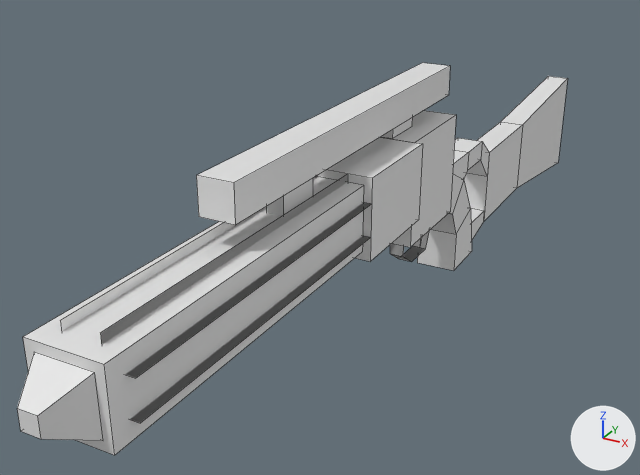
One commit to the Blender file resources/models/blasters/ee3/EE3.blend: the scene before it, then after it.
The view is the same before and after, from a 50 mm camera at (2.19, -5.32, 2.49) aimed at (-0.54, -0.35, 0.0). The axes (+X, +Y, +Z) are drawn at lower right. The lights are the same throughout. Mesh edges are drawn as thin lines. The same objects are shown in both versions, whatever each file hides.

Names of what the first picture shows: 'EE3'.
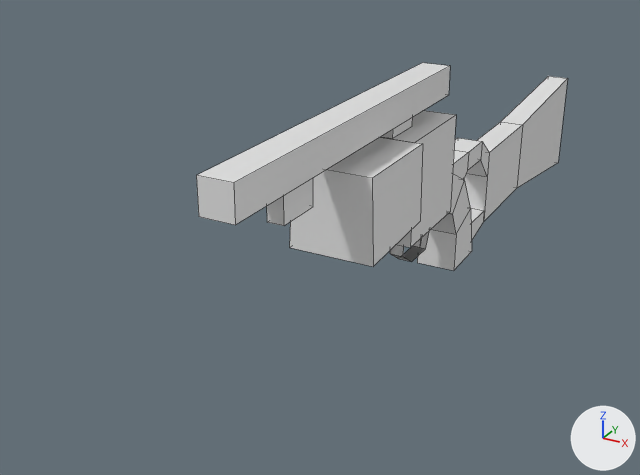
What differs and where, as boxes (x1, y1, x2, y2) in the pictures (640 x 475 px; the box of a moved part takes in the faces that stretch with it):
'EE3', reshaped (32% narrower, 47% shorter)
    before: (17, 63, 568, 455)
    after: (196, 63, 568, 271)
part 1 of me_cube, deleted
    before: (17, 174, 371, 455)
part 2 of me_cube, moved or reshaped
    before: (317, 144, 423, 261)
    after: (290, 144, 423, 267)

The edits, one by one:
me_cube is used by ob_ee3; location (0.0, 0.0, 0.0).
Verts and faces of me_cube; kept vertices keep their numbers, new ones are numbered from 216.
Before the commit, vertices of me_cube: 25 (-0.25, -0.5, 0.35), 27 (0.25, -0.5, 0.35) at pixel (418, 219), 29 (-0.25, -1.2, 0.35), 31 (0.25, -1.2, 0.35) at pixel (370, 261).
me_cube had 216 vertices, 109 faces and spanned x -0.25..0.25, y -3.5..3.7, z -0.55..1.15.
me_cube now has 132 vertices, 83 faces and spans x -0.27..0.27, y -2.3..3.7, z -0.55..1.15.
me_cube part 1: 19 loose pieces with 84 vertices, spanning x -0.25..0.25, y -3.5..-1.2, z 0.35..0.85, are deleted.
Part 2, on me_cube:
Vertex 25 moves to (-0.26, -0.49, 0.34).
Vertex 27 moves to (0.26, -0.49, 0.34), pixel (420, 221).
Vertex 29 moves to (-0.27, -1.21, 0.33), pixel (289, 247).
Vertex 31 moves to (0.27, -1.21, 0.33), pixel (373, 266).
